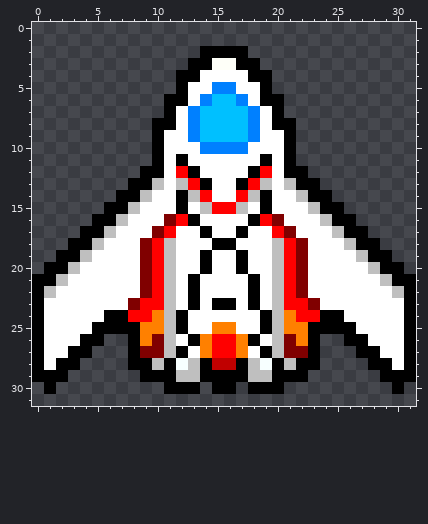
A pixel-art sprite gets an edit: core/assets/ship.png. The first picture shows the starting point.
The file is 32x32 pixels.
The same view after the edit:
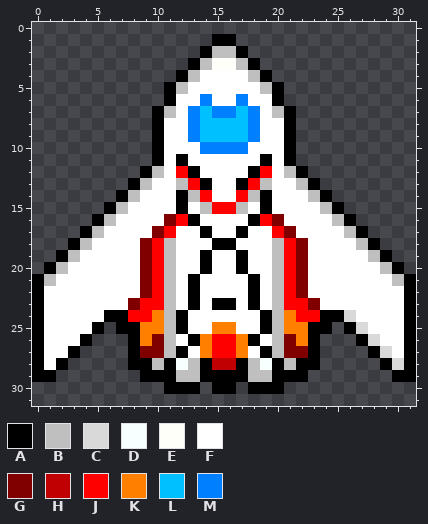
Palette (. is transparent): A #000000  B #bfbfbf  C #d9d9d9  D #f7ffff  E #fefff8  F #ffffff  G #800000  H #c00000  J #ff0000  K #ff8000  L #00c0ff  M #0080ff
From old to new:
Colour A now appears in row 1 at x 15 to 16; in row 5 at x 11 and 20; in row 7 at x 10 and 21.
The author changed colour A to colour B in row 2 at x 15 to 16; in row 3 at x 14 and 17; in row 4 at x 13 and 18; in row 5 at x 12 and 19; in row 7 at x 11 and 20; in row 12 at x 10 and 21.
The author changed colour A to colour B in row 13 at x 9 and 22; in row 14 at x 8 and 23; in row 15 at x 7 and 24; in row 16 at x 6 and 25; in row 17 at x 5 and 26; in row 18 at x 4 and 27.
The author changed colour A to colour B in row 19 at x 3 and 28; in row 20 at x 2 and 29; in row 21 at x 1 and 30.
The author changed colour F to colour C in row 24 at x 26; in row 25 at x 27; in row 26 at x 28; in row 27 at x 29; in row 28 at x 30.
The author changed colour A to colour F in row 6 at x 12 and 19; in row 8 at x 11 and 20.
The author changed colour B to colour F in row 13 at x 10 and 21; in row 14 at x 9 and 22; in row 15 at x 8 and 23; in row 16 at x 7 and 24; in row 17 at x 6 and 25; in row 18 at x 5 and 26.
The author changed colour B to colour F in row 19 at x 4 and 27; in row 20 at x 3 and 28; in row 21 at x 2 and 29; in row 22 at x 1 and 30.
The author changed colour L to colour F in row 6 at x 15 to 16.
The author changed colour M to colour F in row 5 at x 15 to 16.
The author changed colour L to colour M in row 7 at x 15 to 16.
The author cleared colour A in row 25 at x 6 and 25; in row 26 at x 5 and 26; in row 27 at x 4 and 27; in row 28 at x 3 and 28; in row 29 at x 2 and 29; in row 30 at x 1 and 30.
Pixel boxes of the changes (left, top, right, bottom) in both pictures:
changed: (152, 34, 296, 130)
changed: (44, 166, 164, 394)
changed: (284, 166, 404, 394)
